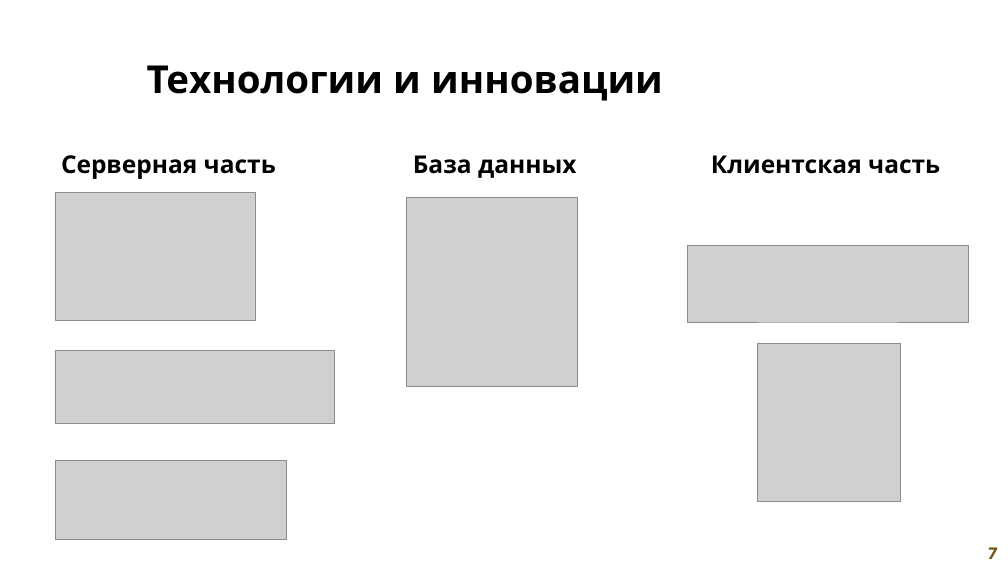
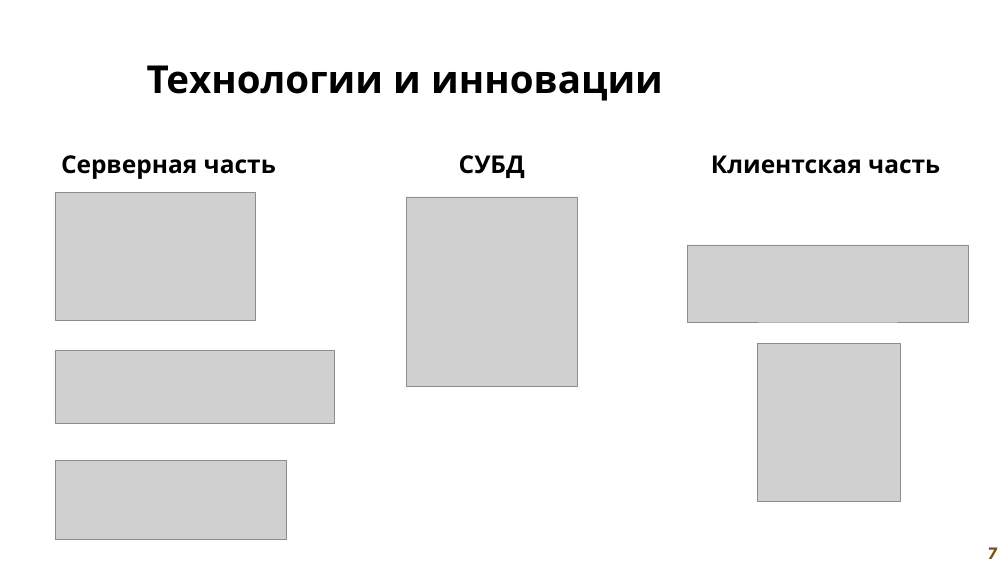
Before and after one commit to SanyaElis/ConfectioneryCostTracker, a slide deck: slide 7 of documentation/Презентация продукта.pptx. Drawn at 1008x567 pixels with LibreOffice and Linux fonts; fonts in the diff are those of the drawing; grey boxes stand for pictures. Boxes give left, top, right and bottom in pixels: in the first picture for what was removed or moved away, otherwise in the second. Text is boxed around its words. In the diff, an @@ line names an element or a change of style, - is before the commit and + after.

```diff
--- a/documentation/Презентация продукта.pptx
+++ b/documentation/Презентация продукта.pptx
@@ text at <box>459,155,525,178</box>: text changed @@
-База данных
+СУБД
```
Also in this commit, not shown: 7 other slides changed, 4 other files.
